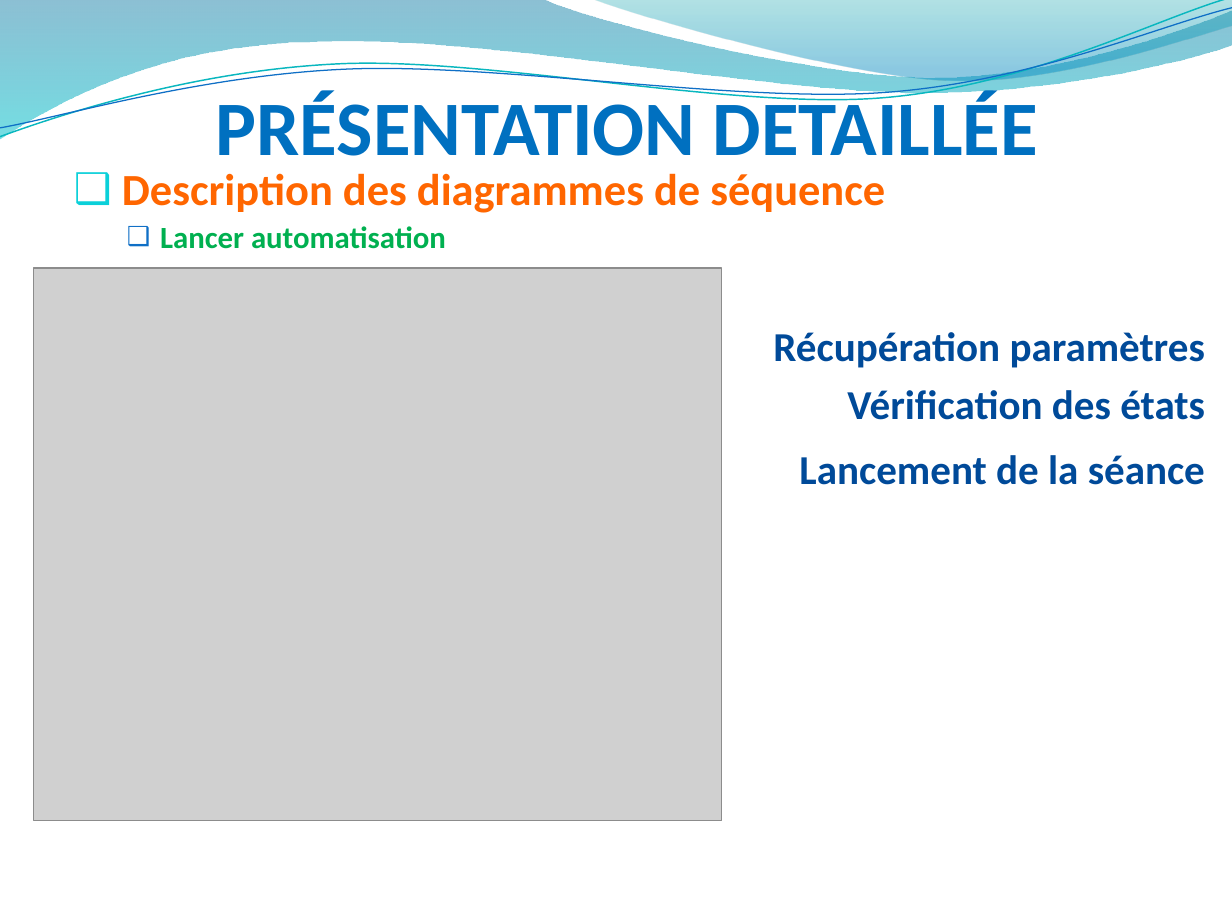
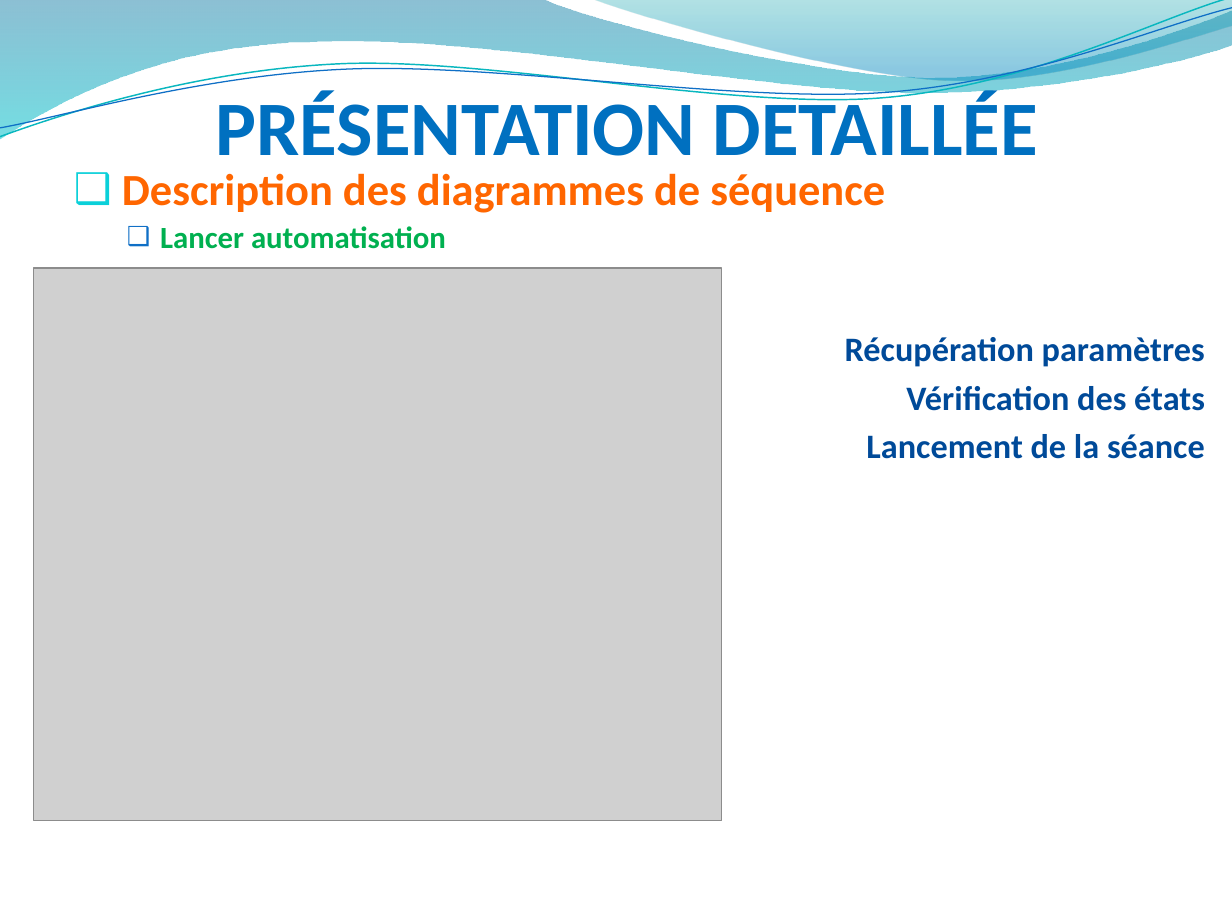
Before and after one commit to hardware/AscenseurPoissons, a slide deck: slide 14 of REVUES/REVUE ANALYSE/RevueAnalysePPT.pptx. Drawn at 1232x924 pixels with LibreOffice and Linux fonts; fonts in the diff are those of the drawing; grey boxes stand for pictures; background and template pictures are left out. Boxes give left, top, right and bottom in pixels: in the first picture for what was removed or moved away, otherwise in the second. Text is boxed around its words. In the diff, an @@ line names an element or a change of style, - is before the commit and + after.

```diff
--- a/REVUES/REVUE ANALYSE/RevueAnalysePPT.pptx
+++ b/REVUES/REVUE ANALYSE/RevueAnalysePPT.pptx
@@ text at box(845, 337, 1205, 459): size 24 to 20 pt in "Récupération paramètres", "Vérification des états", "Lancement de la séance" @@
```
Also in this commit, not shown: 13 other slides changed, 1 other file.
